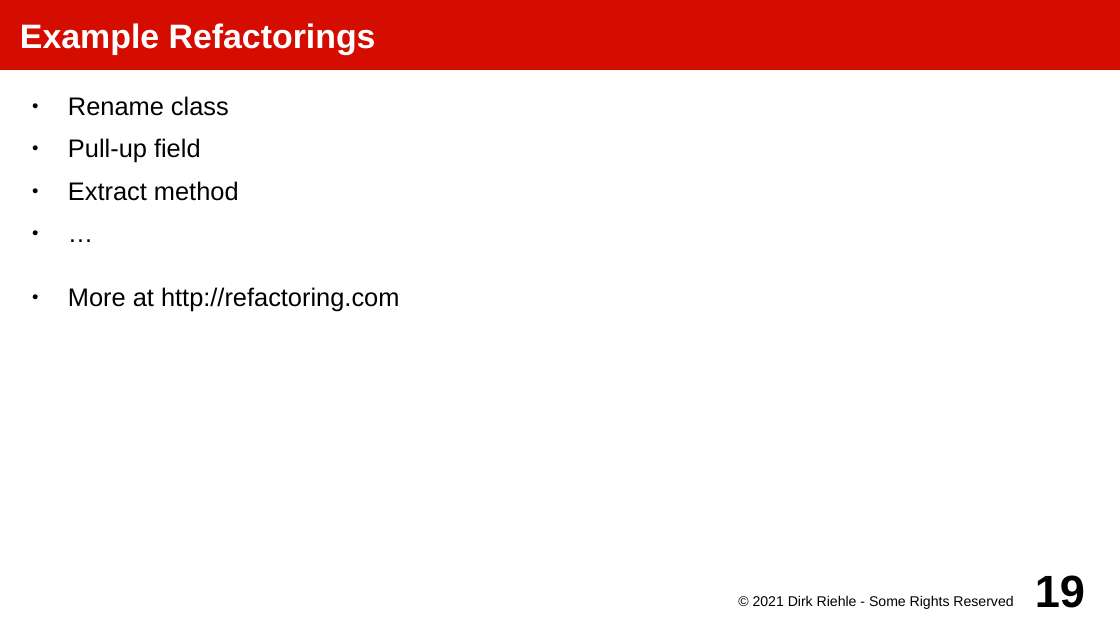
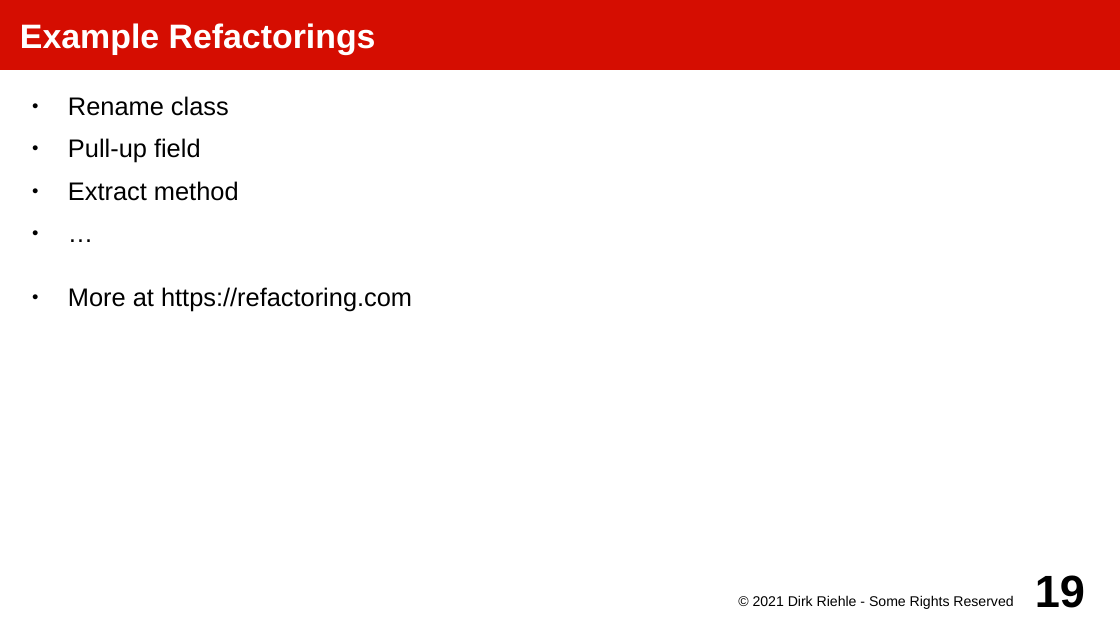
Before and after one commit to dirkriehle/amos-course, a slide deck: slide 19 of Lecture slides/AMOS E02 - Programming Practices.odp. Drawn at 1120x630 pixels with LibreOffice and Linux fonts; fonts in the diff are those of the drawing. Boxes give left, top, right and bottom in pixels: in the first picture for what was removed or moved away, otherwise in the second. Text is boxed around its words. In the diff, an @@ line names an element or a change of style, - is before the commit and + after.

```diff
--- a/Lecture slides/AMOS E02 - Programming Practices.odp
+++ b/Lecture slides/AMOS E02 - Programming Practices.odp
@@ text at box(68, 287, 412, 311): text changed @@
-● More at http://refactoring.com
+● More at https://refactoring.com
```
Also in this commit, not shown: 9 other slides changed, 3 other files.
